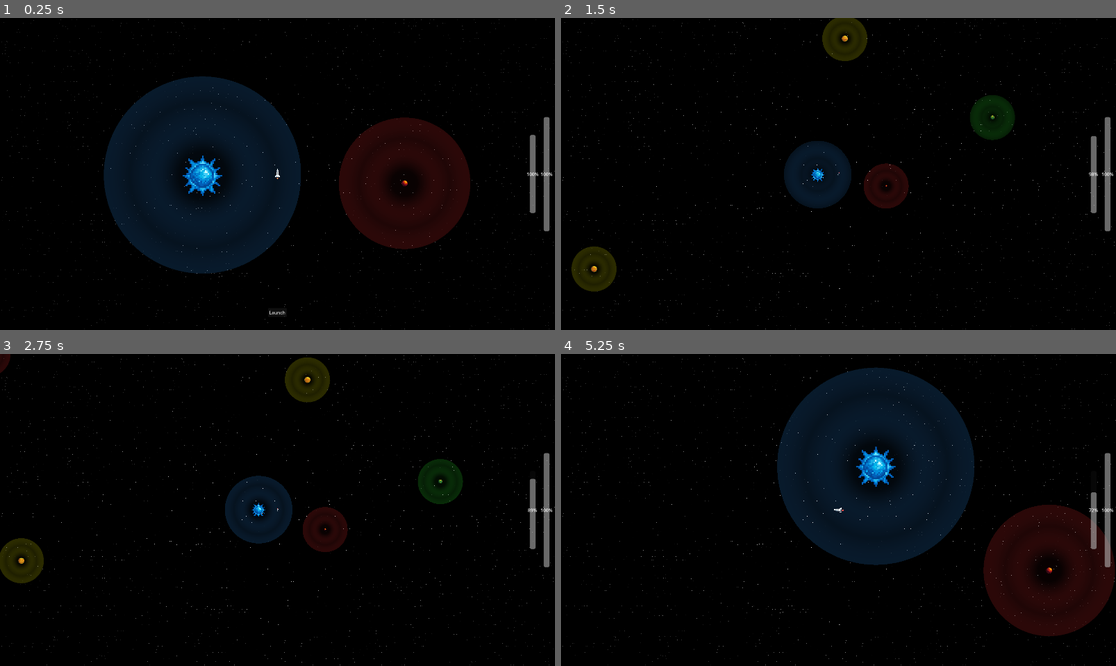
Above: before the commit, frames 1-4 (two rows, left to right).
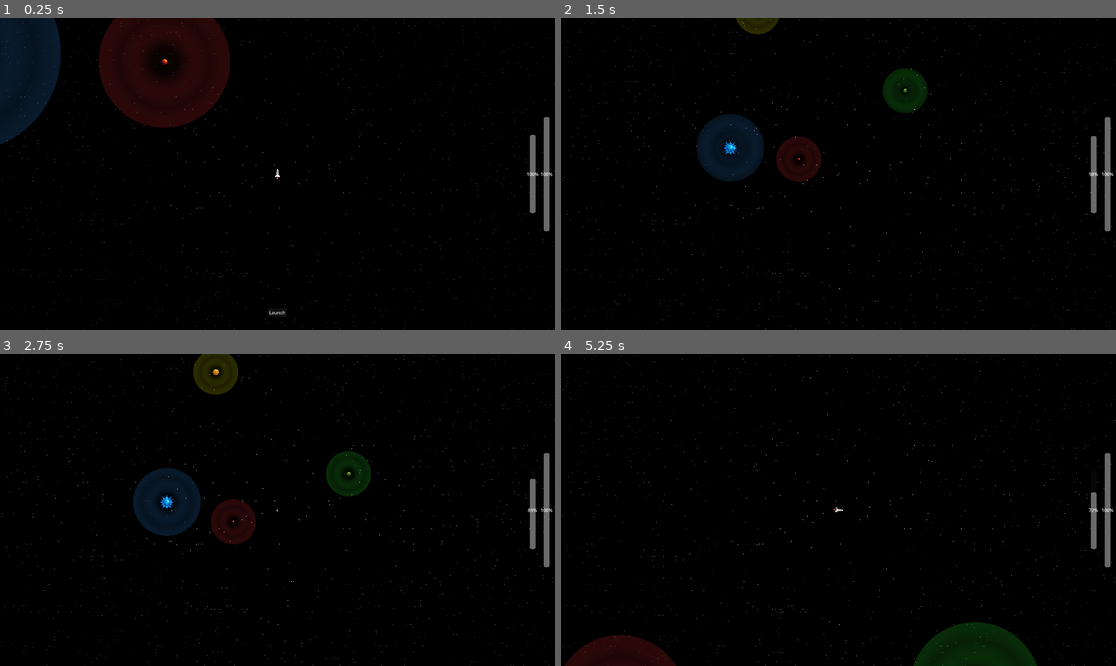
Above: after the commit, the same moments.

Repository: mythfrost/SpaceTaxi
Game: Godot game, scene res://Scenes/Main.tscn
Same seed, same stepped clock (60 frames per second), same inputs: the game is played once before the commit and once after it.
Inputs:
- Up to frame 1 (0.25 s): no input
- Up to frame 2 (1.5 s): click "Launch" at 0.5 s; tap Enter (ui_accept) at 1.25 s; hold D (turn_right) from 1.28 s (still down); hold F (toggle_zoom) from 1.28 s (still down)
- Up to frame 3 (2.75 s): tap Enter (ui_accept) at 1.52, 1.82, 2.27, 2.3, 2.57 s; tap R (land, bound only after the commit) at 1.55, 2.1 s; release D (turn_right) at 2.03 s; release F (toggle_zoom) at 2.03 s; hold A (turn_left) from 2.03 s (still down)
- Up to frame 4 (5.25 s): release A (turn_left) at 2.78 s; hold Enter (ui_accept) 2.78-3.53 s; hold D (turn_right) 2.78-4.28 s; tap F (toggle_zoom) at 3.05, 3.6, 5.1 s; tap Enter (ui_accept) at 3.77, 4.07, 4.52, 4.55, 4.82 s; tap R (land, bound only after the commit) at 3.8 s; hold R (land, bound only after the commit) 4.28-5.03 s; hold A (turn_left) from 4.28 s (still down)

The runs differ from the first frame. In frame 1, 32% of the frame differs, in the area x 0-85%, y 0-82%; in frame 2, 9.0%; in frame 3, 9.5%; in frame 4, 27%.

Commit message:
Final Progress

Diff:
--- a/Scenes/Main.tscn
+++ b/Scenes/Main.tscn
@@ -1,9 +1,10 @@
-[gd_scene load_steps=9 format=3 uid="uid://cicfx016cgi4k"]
+[gd_scene load_steps=10 format=3 uid="uid://cicfx016cgi4k"]
 
 [ext_resource type="Script" uid="uid://02nehf8mulqh" path="res://Scripts/main.gd" id="1_kln2b"]
 [ext_resource type="Shader" uid="uid://bupcq2fjpetli" path="res://Scenes/Main.gdshader" id="2_jw32o"]
 [ext_resource type="PackedScene" uid="uid://bghnl4p5lfhl" path="res://Scenes/Spaceship.tscn" id="2_rgh2o"]
 [ext_resource type="PackedScene" uid="uid://cbdbjp3is68ks" path="res://Scenes/smallPlanet.tscn" id="3_pbw6q"]
+[ext_resource type="Texture2D" uid="uid://cge662gm5ymot" path="res://art/20250609_1533_Pixelated Arrow Up_simple_compose_01jxbd5wsgfhgb6ttfj21ybrgd.png" id="4_50glp"]
 [ext_resource type="PackedScene" uid="uid://baubbr1tgv60k" path="res://Scenes/mediumPlanet.tscn" id="5_pbw6q"]
 [ext_resource type="PackedScene" uid="uid://b1ab33pf64o5a" path="res://Scenes/largePlanet.tscn" id="6_v1gob"]
 [ext_resource type="PackedScene" uid="uid://cevdqifu1aoer" path="res://Scenes/sun.tscn" id="7_jw32o"]
@@ -31,7 +32,7 @@
 color = Color(0, 0, 0, 1)
 
 [node name="Spaceship" parent="." instance=ExtResource("2_rgh2o")]
-position = Vector2(742, -10)
+position = Vector2(3116, 1191)
 
 [node name="PauseMenu" type="CanvasLayer" parent="."]
 
@@ -108,28 +109,24 @@
 value = 100.0
 fill_mode = 3
 
-[node name="smallPlanet" parent="." instance=ExtResource("3_pbw6q")]
+[node name="Arrow" type="Sprite2D" parent="CanvasLayer"]
+position = Vector2(961, 103)
+scale = Vector2(0.0937499, 0.114746)
+texture = ExtResource("4_50glp")
+
+[node name="smallPlanet" parent="." groups=["Planets"] instance=ExtResource("3_pbw6q")]
 position = Vector2(2666, 43)
 orbital_speed = 0.1
 
-[node name="smallPlanet" parent="smallPlanet" instance=ExtResource("3_pbw6q")]
-position = Vector2(-20286, 456)
-orbital_radius = 9000.0
-
-[node name="mediumPlanet" parent="." instance=ExtResource("5_pbw6q")]
+[node name="mediumPlanet" parent="." groups=["Planets"] instance=ExtResource("5_pbw6q")]
 position = Vector2(7839, -4395)
 orbital_radius = 5300.0
 orbital_speed = 0.13
 
-[node name="largePlanet" parent="." instance=ExtResource("6_v1gob")]
+[node name="largePlanet" parent="." groups=["Planets"] instance=ExtResource("6_v1gob")]
 position = Vector2(-5091, 3670)
 orbital_radius = 7000.0
 orbital_speed = 0.15
-
-[node name="largePlanet" parent="largePlanet" instance=ExtResource("6_v1gob")]
-position = Vector2(5109, -14171)
-orbital_radius = 4000.0
-orbital_speed = 0.13
 
 [node name="Sun" parent="." instance=ExtResource("7_jw32o")]
 scale = Vector2(1.5, 1.5)
@@ -138,4 +135,23 @@
 offset_right = 40.0
 offset_bottom = 40.0
 
+[node name="smallPlanet2" parent="." groups=["Planets"] instance=ExtResource("3_pbw6q")]
+position = Vector2(-17620, 499)
+orbital_radius = 9000.0
+
+[node name="largePlanet2" parent="." groups=["Planets"] instance=ExtResource("6_v1gob")]
+position = Vector2(18, -10501)
+orbital_radius = 4000.0
+orbital_speed = 0.13
+
+[node name="CanvasLayer2" type="CanvasLayer" parent="."]
+
+[node name="QuestLabel" type="Label" parent="CanvasLayer2"]
+offset_left = 751.0
+offset_top = 134.0
+offset_right = 1146.0
+offset_bottom = 157.0
+
+[node name="WorldCam" type="Camera2D" parent="."]
+
 [connection signal="pressed" from="CanvasLayer/Button" to="." method="_on_button_pressed"]
--- a/Scenes/field_visual.gd
+++ b/Scenes/field_visual.gd
@@ -1,5 +1,5 @@
 extends ColorRect
-
+#Caches the shader material on ready and increments its time uniform each frame so the pulsing animation runs.
 var mat: ShaderMaterial
 
 func _ready():
--- a/Scripts/gravity_field.gd
+++ b/Scripts/gravity_field.gd
@@ -1,5 +1,5 @@
 extends Area2D
-
+#Defines how far and how fast a planet’s gravity field orbits, and holds a reference to the planet node
 @export var orbit_distance := 600.0
 @export var orbit_speed    := 1.8
 var orbit_body: Node2D = null
--- a/Scripts/main.gd
+++ b/Scripts/main.gd
@@ -5,10 +5,15 @@
 @onready var secondary_fuel_bar       = $CanvasLayer/SecondaryFuelBar
 @onready var launch_button  = $CanvasLayer/Button
 
+@onready var cam: Camera2D = $Spaceship/Camera2D
+@onready var arrow = $CanvasLayer/Arrow
+var arrow_target: Node2D = null
+
 func _ready() -> void:
 	launch_button.pressed.connect(_on_LaunchButton_pressed)
 	# Initialize the secondary fuel bar’s maximum based on the ship’s turn fuel
 	secondary_fuel_bar.max_value = spaceship.max_turn_fuel
+	arrow.visible = false
 
 func _on_LaunchButton_pressed() -> void:
 	# Only launch once: trigger ship launch and hide the button
@@ -24,3 +29,23 @@
 	if spaceship.is_launched:
 		fuel_bar.value = spaceship.current_fuel
 		secondary_fuel_bar.value = spaceship.turn_fuel
+
+	if arrow_target:
+		# world‐space direction from ship to target planet
+		var dir = arrow_target.global_position - $Spaceship.global_position
+		# rotation such that arrow’s “up” (its local +Y) points along dir
+		arrow.rotation = dir.angle()
+		arrow.visible  = true
+	else:
+		arrow.visible = false
+
+func set_arrow_target(planet: Node2D) -> void:
+	arrow_target = planet
+	arrow.visible = true
+
+func clear_arrow_target() -> void:
+	arrow_target = null
+	arrow.visible = false
+
+func show_launch_button() -> void:
+	launch_button.show()
--- a/Scripts/spaceship.gd
+++ b/Scripts/spaceship.gd
@@ -1,52 +1,104 @@
 extends CharacterBody2D
 class_name Spaceship
 
-# State flags for flight and orbit modes
+# State flags
 var is_launched = false
-var is_orbiting: bool     = false
+var is_orbiting: bool = false
+var is_landed = false
 var orbit_body: Node2D = null
 
-# Orbit parameters updated when entering orbit
+# Orbit parameters
 var orbit_center: Vector2 = Vector2.ZERO
-var _orbit_radius: float  = 0.0
-var _orbit_speed: float   = 0.0
-var _orbit_angle: float   = 0.0
+var _orbit_radius: float = 0.0
+var _orbit_speed: float = 0.0
+var _orbit_angle: float = 0.0
 
-# Primary fuel and thrust settings
+# Thrust settings
 @export var max_fuel := 175.0
 var current_fuel := max_fuel
 @export var thrust_power := 500.0
 @export var fuel_burn_rate := 10.0
 @onready var flame = $thrust
 
-# Secondary fuel and turn settings
-@export var max_turn_fuel       := 100.0
+# Turn settings
+@export var max_turn_fuel := 100.0
 @export var turn_fuel_burn_rate := 7.0
-@export var turn_speed          := 3.0
+@export var turn_speed := 3.0
 var turn_fuel := max_turn_fuel
 
-# Camera zoom presets
-@export var zoom_normal := Vector2(.35, .35)
-@export var zoomed_in   := Vector2(0.12, .12)
-var is_zoomed := false
+# Zoom presets
+@export var zoom_normal := Vector2(.35,.35)
+@export var zoomed_in   := Vector2(.12,.12)
+var is_zoomed = false
 
-# Reference to the ship’s Camera2D
-@onready var cam: Camera2D = $Camera2D
+# Damping
+@export var linear_damping := 100.0
 
-# Linear damping (drag) applied when coasting
-@export var linear_damping := 100
+# Quests
+@export var quests := [
+	"Deliver supplies to Planet Zephyr",
+	"Deliver mysterious officer to crime scene",
+	"Deliver architect to city of Orion",
+	"Deliver scientists to the anomaly at Helios"
+]
+var active_quest := ""
+@onready var quest_label: Label = get_tree().get_current_scene().get_node("CanvasLayer2/QuestLabel")
 
 func _ready() -> void:
-	cam.make_current()
 	flame.visible = false
 
 func launch() -> void:
+	is_orbiting = false
+	is_landed = false
+	if is_landed:
+		return
 	velocity = Vector2.UP.rotated(rotation) * thrust_power
 	is_launched = true
 
+func land() -> void:
+	is_launched = false
+	visible = false
+	flame.visible = false
+	is_landed = true
+	if active_quest == "":
+		active_quest = quests[randi() % quests.size()]
+		quest_label.text = active_quest
+		var planet_list = get_tree().get_nodes_in_group("Planets")
+		var target_planet = planet_list[randi() % planet_list.size()]
+		get_tree().get_current_scene().call_deferred("set_arrow_target", target_planet)
+
+func unland() -> void:
+	visible = true
+	is_landed = false
+	get_tree().get_current_scene().call_deferred("set_ship_camera")
+	get_tree().get_current_scene().call_deferred("show_launch_button")
+
 func _physics_process(delta: float) -> void:
+	# 1) Orbit logic runs regardless of launch state
+	if is_orbiting:
+		# exit orbit on thrust key (Space)
+		if Input.is_action_just_pressed("ui_accept"):
+			var tangent = Vector2(-sin(_orbit_angle), cos(_orbit_angle)) * _orbit_speed * _orbit_radius
+			velocity = tangent
+			is_orbiting = false
+			is_launched = true
+			return
+
+		# update center & angle
+		orbit_center = orbit_body.global_position
+		_orbit_angle += _orbit_speed * delta
+
+		# move & rotate tangentially
+		global_position = orbit_center + Vector2(cos(_orbit_angle), sin(_orbit_angle)) * _orbit_radius
+		var tangent_dir = Vector2(-sin(_orbit_angle), cos(_orbit_angle))
+		if _orbit_speed < 0.0:
+			tangent_dir = -tangent_dir
+		rotation = tangent_dir.angle() + PI * 0.5
+		return
+
+	# 2) Flight logic when launched
 	if is_launched:
-	# rotation input
+		# Handle rotation input
 		if turn_fuel > 0:
 			var did_turn := false
 			if Input.is_action_pressed("turn_left"):
@@ -58,60 +110,30 @@
 			if did_turn:
 				turn_fuel = max(turn_fuel - turn_fuel_burn_rate * delta, 0)
 
-		# continuous thrust while holding and consuming fuel
-		var is_thrusting = Input.is_action_pressed("ui_accept") and current_fuel > 0
-		if Input.is_action_pressed("ui_accept") and current_fuel > 0:
+		# Apply thrust and update flame visibility
+		var thrusting = Input.is_action_pressed("ui_accept") and current_fuel > 0
+		if thrusting:
 			current_fuel = max(current_fuel - fuel_burn_rate * delta, 0)
 			velocity += Vector2.UP.rotated(rotation) * thrust_power * delta
+		flame.visible = thrusting
 
-		flame.visible = is_thrusting
-
+		# Move and apply damping when coasting
 		move_and_slide()
-
-		# move the ship
-		move_and_slide()
-
-		# apply damping after movement and only when not thrusting or orbiting
-		if not is_orbiting and not Input.is_action_pressed("ui_accept"):
+		if not thrusting:
 			velocity = velocity.move_toward(Vector2.ZERO, linear_damping * delta)
-
-		# orbit behavior
-		if is_orbiting:
-			# exit orbit on thrust key
-			if Input.is_action_just_pressed("ui_accept"):
-				var tangent = Vector2(-sin(_orbit_angle), cos(_orbit_angle)) * _orbit_speed * _orbit_radius
-				velocity = tangent
-				is_orbiting = false
-				return
-
-			# update center to the moving planet
-			orbit_center = orbit_body.global_position
-			_orbit_angle += _orbit_speed * delta
-
-			# reposition along the circular path
-			var new_pos = orbit_center + Vector2(cos(_orbit_angle), sin(_orbit_angle)) * _orbit_radius
-			global_position = new_pos
-
-			# compute the exact tangent direction and face that way
-			var tangent_dir = Vector2(-sin(_orbit_angle), cos(_orbit_angle))
-			if _orbit_speed < 0.0:
-				tangent_dir = -tangent_dir
-			# rotate 90° so the ship's nose points along the tangent
-			rotation = tangent_dir.angle() + PI * 0.5
-
-			return
-
 		return
 
+
+
 func start_orbit(planet_node: Node2D, radius: float, speed: float) -> void:
-	orbit_body    = planet_node
+	orbit_body = planet_node
 	_orbit_radius = radius
-	var radial    = global_position - orbit_body.global_position
-	_orbit_angle  = radial.angle()
+	var radial = global_position - orbit_body.global_position
+	_orbit_angle = radial.angle()
 	var tangent_dir = Vector2(-radial.y, radial.x).normalized()
-	var tang_speed  = velocity.dot(tangent_dir)
-	_orbit_speed   = 1.2 * tang_speed / radius
-	is_orbiting    = true
+	var tang_speed = velocity.dot(tangent_dir)
+	_orbit_speed = 1.2 * tang_speed / radius
+	is_orbiting = true
 
 func stop_orbit() -> void:
 	is_orbiting = false
@@ -120,6 +142,12 @@
 	if event.is_action_pressed("toggle_zoom"):
 		is_zoomed = not is_zoomed
 		if is_zoomed:
-			cam.zoom = zoomed_in
+			$Camera2D.zoom = zoomed_in
 		else:
-			cam.zoom = zoom_normal
+			$Camera2D.zoom = zoom_normal
+
+	if event is InputEventKey and event.is_action_pressed("land"):
+		if is_orbiting and not is_landed:
+			land()
+		elif is_landed:
+			unland()
--- a/project.godot
+++ b/project.godot
@@ -46,6 +46,11 @@
 "events": [Object(InputEventKey,"resource_local_to_scene":false,"resource_name":"","device":-1,"window_id":0,"alt_press …(195 unchanged characters)…
 ]
 }
+land={
+"deadzone": 0.2,
+"events": [Object(InputEventKey,"resource_local_to_scene":false,"resource_name":"","device":-1,"window_id":0,"alt_pressed":false,"shift_pressed":false,"ctrl_pressed":false,"meta_pressed":false,"pressed":false,"keycode":0,"physical_keycode":82,"key_label":0,"unicode":114,"location":0,"echo":false,"script":null)
+]
+}
 
 [rendering]
 
Binary file added: art/20250609_1533_Pixelated Arrow Up_simple_compose_01jxbd5wsgfhgb6ttfj21ybrgd.png
Not shown, added: art/20250609_1533_Pixelated Arrow Up_simple_compose_01jxbd5wsgfhgb6ttfj21ybrgd.png.import
